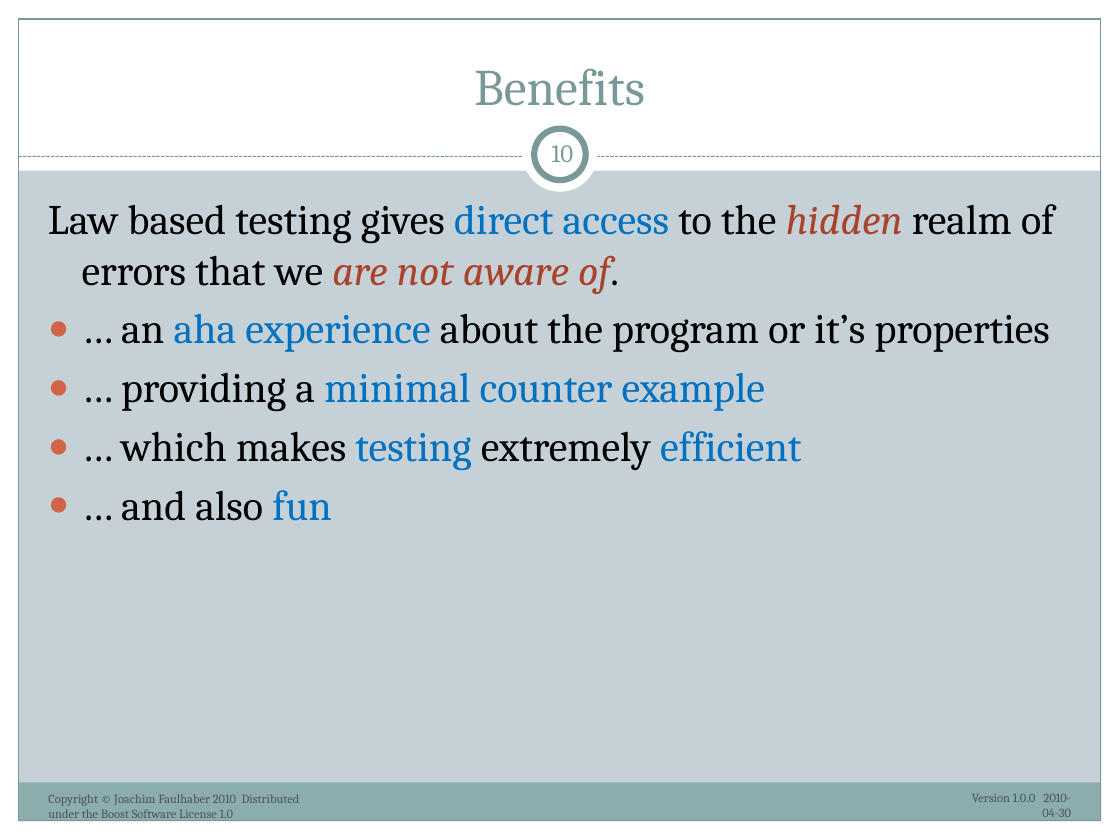
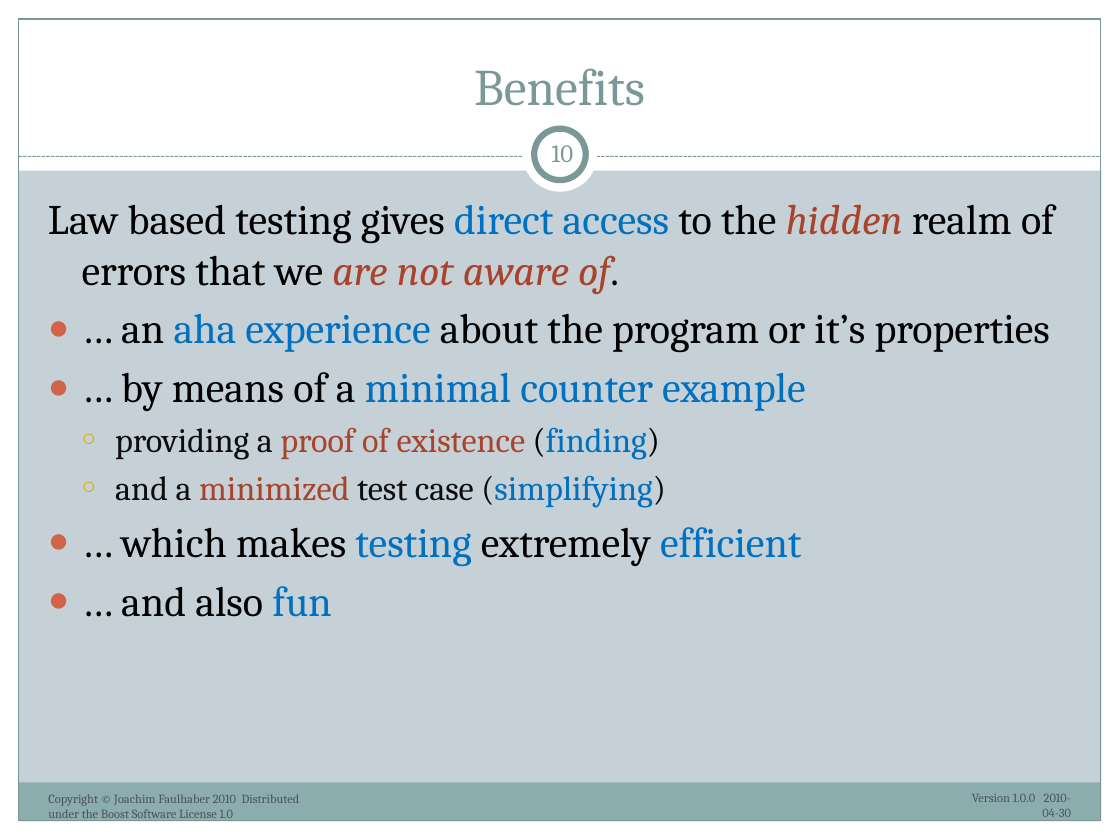
Before and after one commit to ryppl/boost-history, a slide deck: slide 10 of itl/libs/validate/doc/boostcon2010/BoostAlabaster.pptx. Drawn at 1120x840 pixels with LibreOffice and Linux fonts; fonts in the diff are those of the drawing. Boxes give left, top, right and bottom in pixels: in the first picture for what was removed or moved away, otherwise in the second. Text is boxed around its words. In the diff, an @@ line names an element or a change of style, - is before the commit and + after.

```diff
--- a/itl/libs/validate/doc/boostcon2010/BoostAlabaster.pptx
+++ b/itl/libs/validate/doc/boostcon2010/BoostAlabaster.pptx
@@ text at [115, 372, 805, 507]: text changed; size 27 to 22 pt @@
-● … providing a minimal counter example
+● … by means of a minimal counter example
+  ○ providing a proof of existence (finding)
+  ○ and a minimized test case (simplifying)
```
Also in this commit, not shown: 1 other slide changed.
